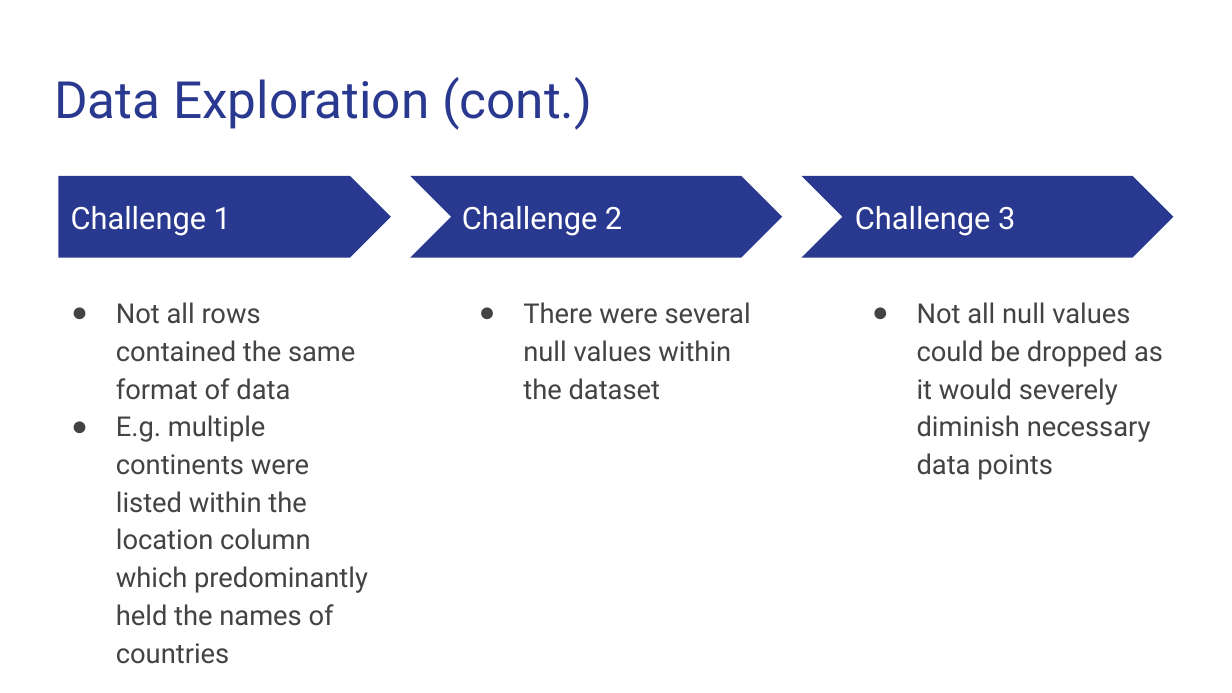
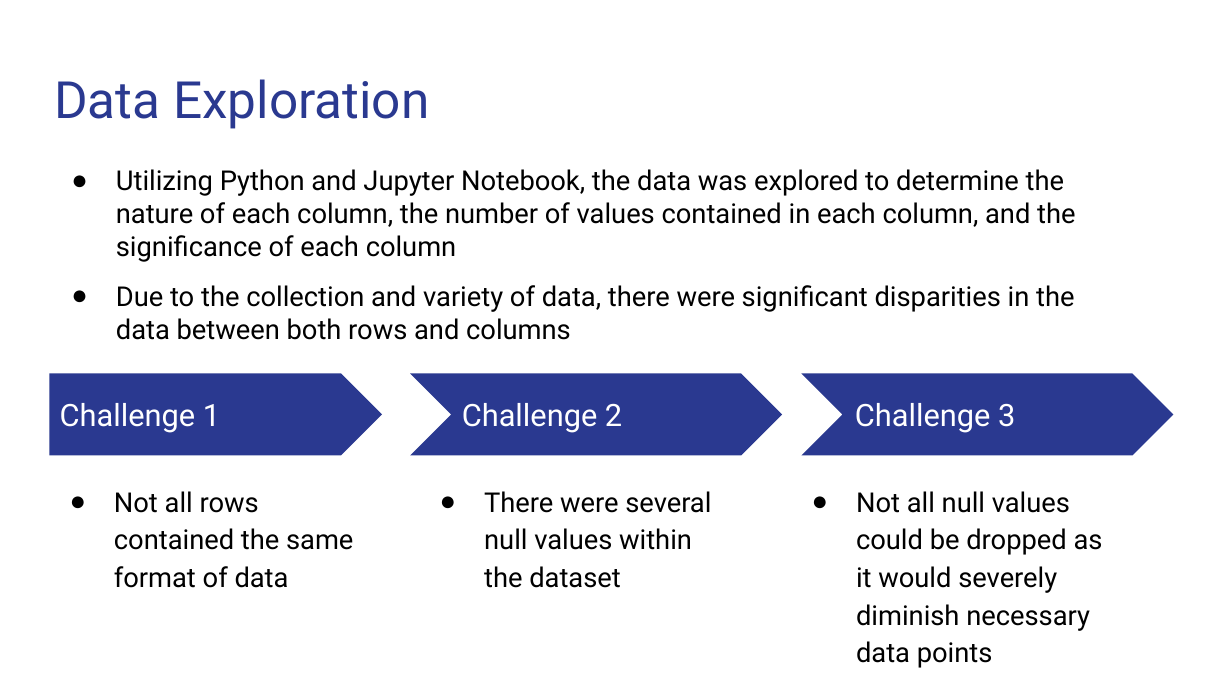
Before and after one commit to Magzzie/COVID-19_Analysis, a slide deck: slide 8 of COVID-19 Analysis.pptx. Drawn at 1232x693 pixels with LibreOffice and Linux fonts; fonts in the diff are those of the drawing. Boxes give left, top, right and bottom in pixels: in the first picture for what was removed or moved away, otherwise in the second. Text is boxed around its words. In the diff, an @@ line names an element or a change of style, - is before the commit and + after.

```diff
--- a/COVID-19 Analysis.pptx
+++ b/COVID-19 Analysis.pptx
@@ title at (x1=54, y1=79, x2=429, y2=129): text changed @@
-Data Exploration (cont.)
+Data Exploration
@@ text added at (x1=116, y1=169, x2=1075, y2=340), 16 pt, text #000000 @@
+● Utilizing Python and Jupyter Notebook, the data was explored to determine the nature of each column, the number of values contained in each column, and the significance of each column
+● Due to the collection and variety of data, there were significant disparities in the data between both rows and columns
@@ pentagon arrow moved from (x1=58, y1=176, x2=391, y2=257) to (x1=49, y1=373, x2=382, y2=455) @@
@@ 2 texts, 2 chevrons moved together from (x1=410, y1=176, x2=1174, y2=257) to (x1=410, y1=373, x2=1174, y2=455) @@
@@ text "Challenge 1" moved from (x1=71, y1=206, x2=231, y2=236) to (x1=60, y1=403, x2=220, y2=433) @@
@@ text at (x1=116, y1=415, x2=368, y2=626): paragraph removed @@
-● E.g. multiple continents were listed within the location column which predominantly held the names of countries
@@ text colour #434343 to #000000; bullet colour #434343 to #000000 in 3 elements at (x1=484, y1=491, x2=711, y2=588), (x1=856, y1=491, x2=1103, y2=668), (x1=114, y1=491, x2=353, y2=588) @@
@@ text "Not all rows contained the ..." moved from (x1=116, y1=302, x2=368, y2=626) to (x1=114, y1=491, x2=353, y2=588) @@
@@ text "There were several null values ..." moved from (x1=523, y1=302, x2=751, y2=400) to (x1=484, y1=491, x2=711, y2=588) @@
@@ text "Not all null values could ..." moved from (x1=917, y1=302, x2=1163, y2=480) to (x1=856, y1=491, x2=1103, y2=668) @@
```
Also in this commit, not shown: 8 other slides changed, 12 slides added, 6 slides removed, 3 other files.
